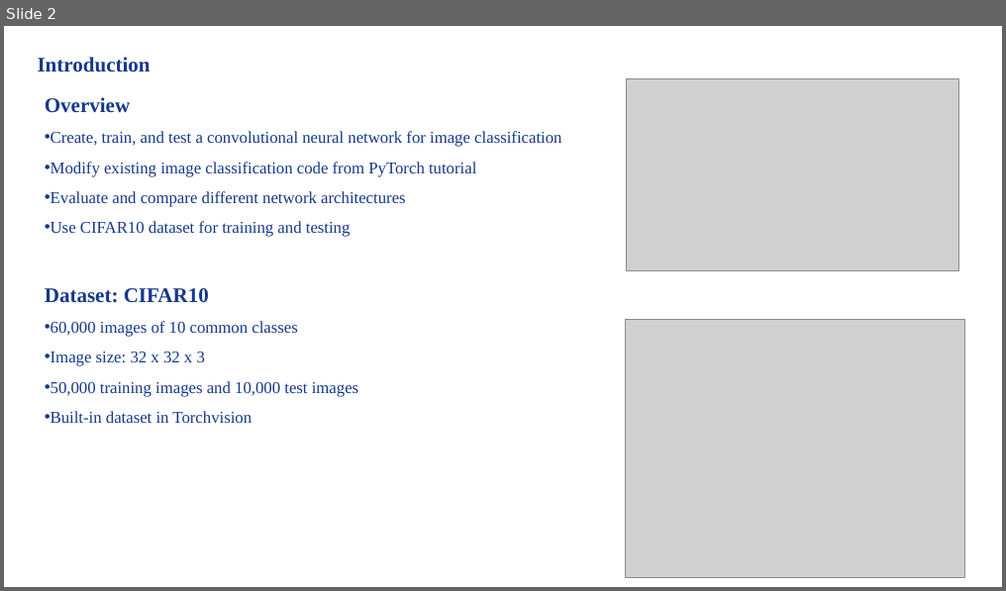
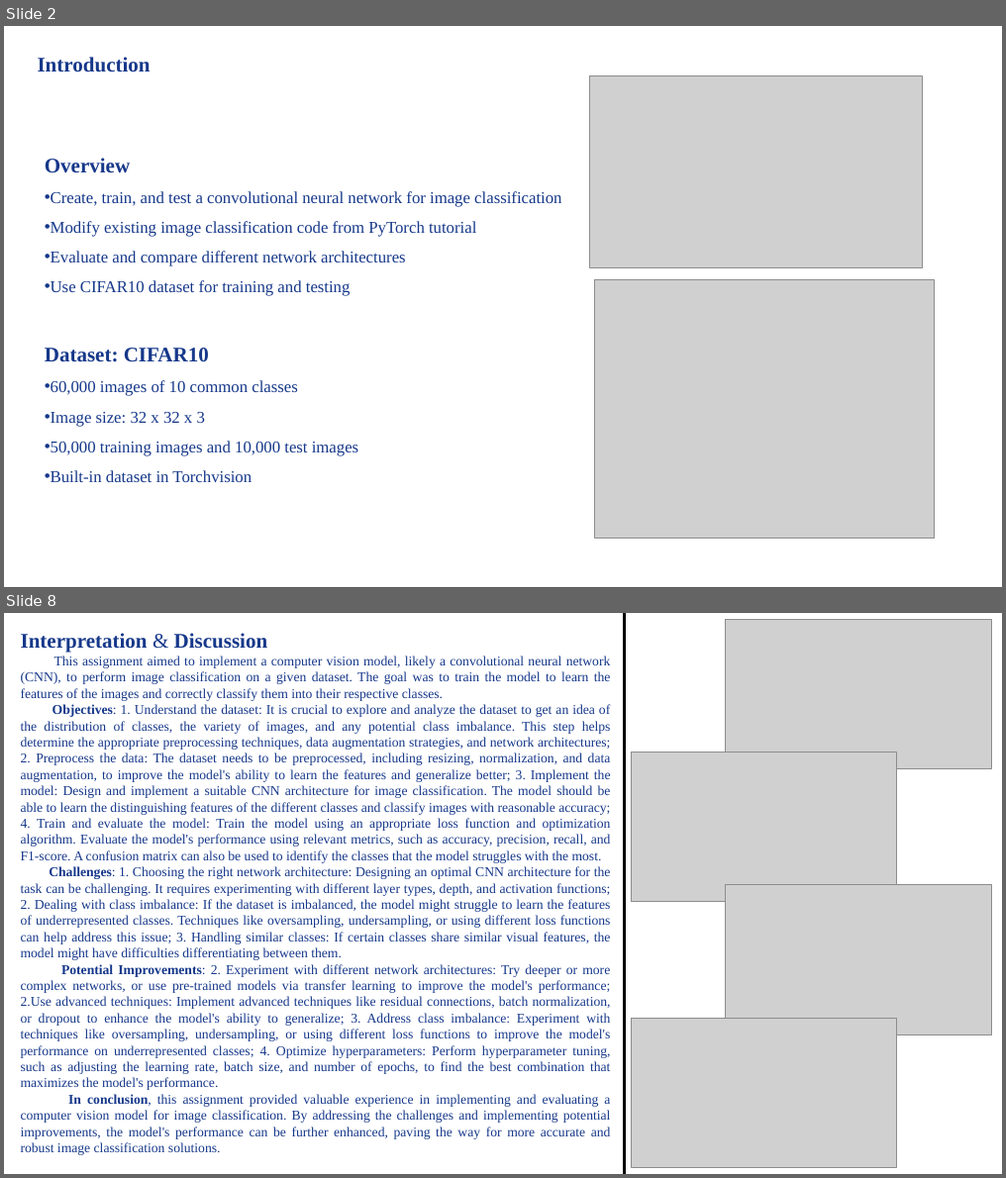
Before and after one commit to DosMiao/2302-Computer-Vision-CS-ECE-8690, a slide deck: CV2023_HW3B/CVSpring2023_Miao_Xuanbo_Assignment#3B.pptx. Shown one above the other, each under a label of ours: slide 2 before the commit, slides 2 and 8 after it; the slides between them are not shown. The pictures are 1006x591 and 1006x1178 pixels, drawn with LibreOffice and Linux fonts; fonts in the diff are those of the drawing; grey boxes stand for pictures. Boxes give left, top, right and bottom in pixels: in the first picture for what was removed or moved away, otherwise in the second. Text is boxed around its words. In the diff, an @@ line names an element or a change of style, - is before the commit and + after.

```diff
--- a/CV2023_HW3B/CVSpring2023_Miao_Xuanbo_Assignment#3B.pptx
+++ b/CV2023_HW3B/CVSpring2023_Miao_Xuanbo_Assignment#3B.pptx
@@ slide 8 added at <box>4,613,1002,1174</box>, background #FFFFFF @@
@@ text added at <box>21,633,268,653</box>, 20 pt, text #16388A, bold @@
+Interpretation & Discussion
@@ line added from (624, 613) to (624, 1174), #000000 3 pt @@
@@ picture added at <box>726,620,992,769</box> @@
@@ text added at <box>21,656,611,1156</box>, 13 pt, text #16388A @@
+This assignment aimed to implement a computer vision model, likely a convolutional neural network (CNN), to perform image classification on a given dataset. The goal was to train the model to learn the features of the images and correctly classify them into their respective classes.
+Objectives: 1. Understand the dataset: It is crucial to explore and analyze the dataset to get an idea of the distribution of classes, the variety of images, and any potential class imbalance. This step helps determine the appropriate preprocessing techniques, data augmentation strategies, and network architectures; 2. Preprocess the data: The dataset needs to be preprocessed, including resizing, normalization, and data augmentation, to improve the model's ability to learn the features and generalize better; 3. Implement the model: Design and implement a suitable CNN architecture for image classification. The model should be able to learn the distinguishing features of the different classes and classify images with reasonable accuracy; 4. Train and evaluate the model: Train the model using an appropriate loss function and optimization algorithm. Evaluate the model's performance using relevant metrics, such as accuracy, precision, recall, and F1-score. A confusion matrix can also be used to identify the classes that the model struggles with the most.
+Challenges: 1. Choosing the right network architecture: Designing an optimal CNN architecture for the task can be challenging. It requires experimenting with different layer types, depth, and activation functions; 2. Dealing with class imbalance: If the dataset is imbalanced, the model might struggle to learn the features of underrepresented classes. Techniques like oversampling, undersampling, or using different loss functions can help address this issue; 3. Handling similar classes: If certain classes share similar visual features, the model might have difficulties differentiating between them.
+Potential Improvements: 2. Experiment with different network architectures: Try deeper or more complex networks, or use pre-trained models via transfer learning to improve the model's performance; 2.Use advanced techniques: Implement advanced techniques like residual connections, batch normalization, or dropout to enhance the model's ability to generalize; 3. Address class imbalance: Experiment with techniques like oversampling, undersampling, or using different loss functions to improve the model's performance on underrepresented classes; 4. Optimize hyperparameters: Perform hyperparameter tuning, such as adjusting the learning rate, batch size, and number of epochs, to find the best combination that maximizes the model's performance.
+In conclusion, this assignment provided valuable experience in implementing and evaluating a computer vision model for image classification. By addressing the challenges and implementing potential improvements, the model's performance can be further enhanced, paving the way for more accurate and robust image classification solutions.
@@ picture added at <box>631,753,897,902</box> @@
@@ picture added at <box>726,885,992,1035</box> @@
@@ picture added at <box>631,1018,897,1167</box> @@
@@ slide 2 changed as well @@
@@ picture: place and size @@
-picture at <box>626,79,959,272</box>
+picture at <box>589,76,923,269</box>
@@ text "Overview": place and size @@
-text "Overview" at <box>45,97,561,423</box>
+text "Overview" at <box>45,158,561,482</box>
@@ picture: place and size @@
-picture at <box>626,319,965,577</box>
+picture at <box>595,280,935,539</box>
```
Also in this commit, not shown: 6 other slides added, 4 slides removed, 18 other files.
